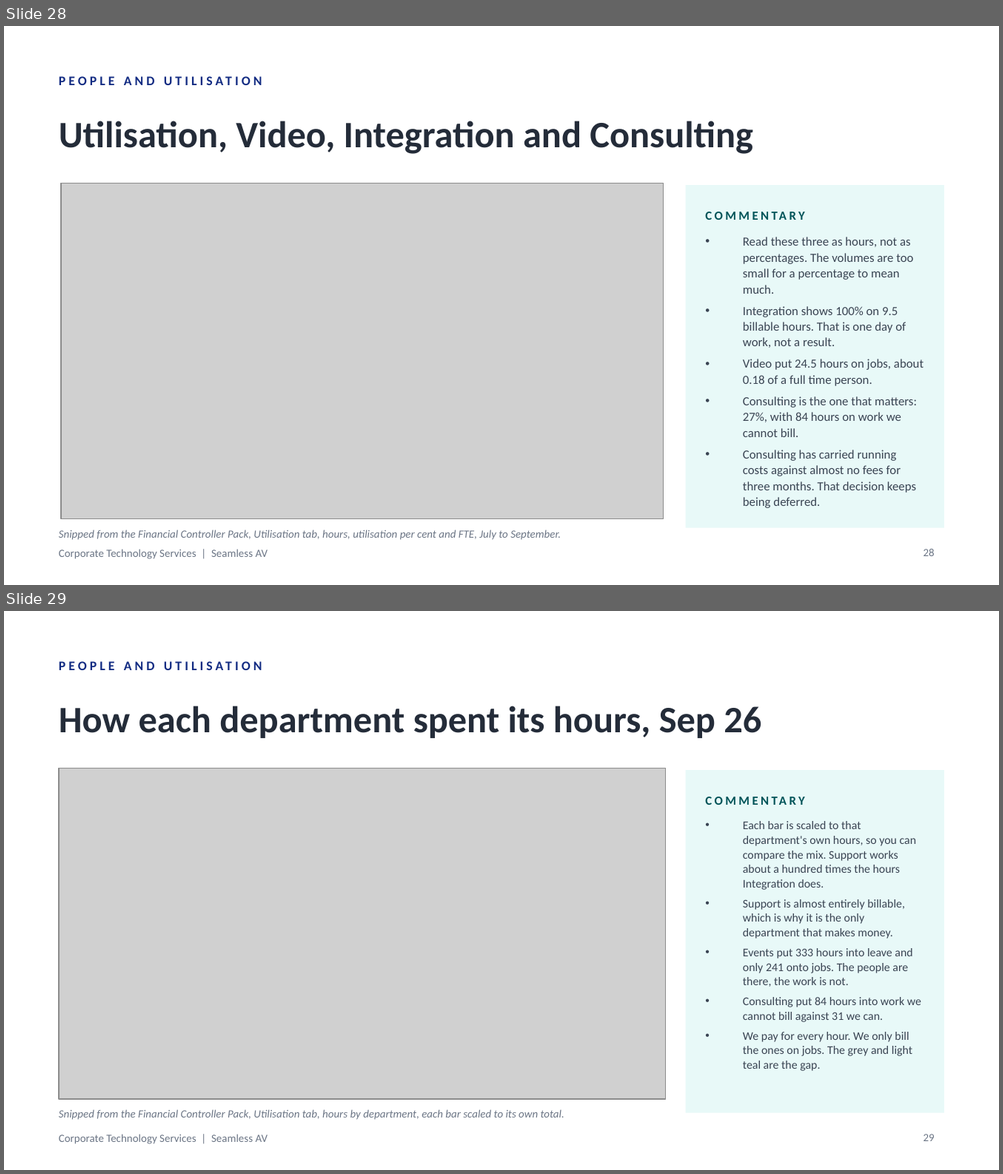
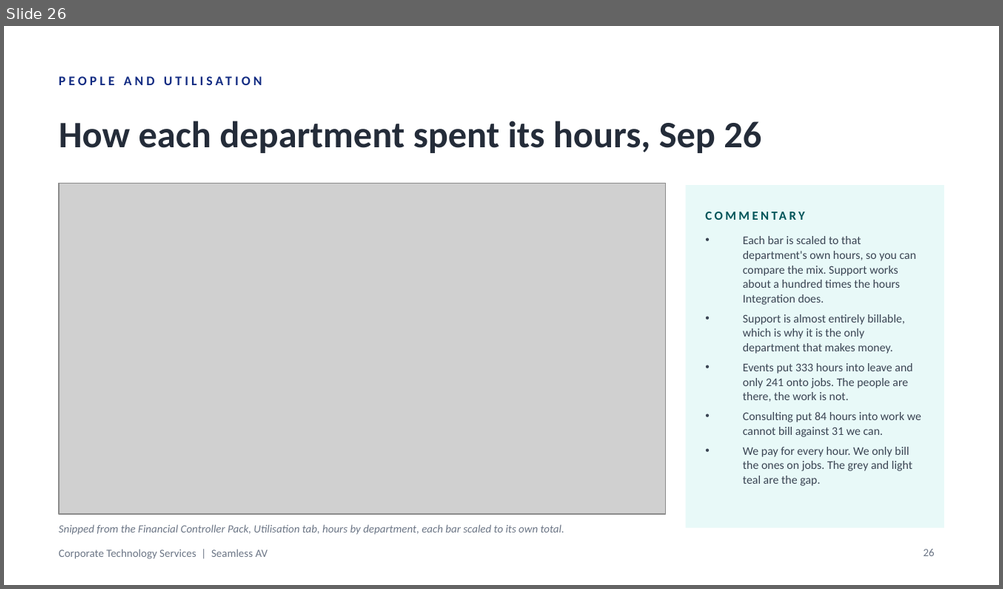
Before and after one commit to WesleyNelson-O33/Claude, a slide deck: deck/CTS Monthly Business Review - September 2026.pptx. Shown one above the other, each under a label of ours: slides 28 and 29 before the commit, slide 26 after it. The pictures are 1003x1174 and 1003x589 pixels, drawn with LibreOffice and Linux fonts; fonts in the diff are those of the drawing; grey boxes stand for pictures. Boxes give left, top, right and bottom in pixels: in the first picture for what was removed or moved away, otherwise in the second. Text is boxed around its words. In the diff, an @@ line names an element or a change of style, - is before the commit and + after.

```diff
--- a/deck/CTS Monthly Business Review - September 2026.pptx
+++ b/deck/CTS Monthly Business Review - September 2026.pptx
@@ slide 28 removed at box(4, 26, 999, 585), background #FFFFFF; not listed: 1 template element that a slide beside it also shows @@
@@ text removed at box(59, 66, 755, 96) @@
-PEOPLE AND UTILISATION
@@ text removed at box(59, 121, 753, 154) @@
-Utilisation, Video, Integration and Consulting
@@ picture removed at box(61, 183, 663, 520) @@
@@ rectangle removed at box(686, 185, 944, 528) @@
@@ text removed at box(706, 203, 924, 228) @@
-COMMENTARY
@@ text removed at box(743, 237, 923, 508) @@
-• Read these three as hours, not as percentages. The volumes are too small for a percentage to mean much.
-• Integration shows 100% on 9.5 billable hours. That is one day of work, not a result.
-• Video put 24.5 hours on jobs, about 0.18 of a full time person.
-• Consulting is the one that matters: 27%, with 84 hours on work we cannot bill.
-• Consulting has carried running costs against almost no fees for three months. That decision keeps being deferred.
@@ text removed at box(59, 530, 560, 540) @@
-Snipped from the Financial Controller Pack, Utilisation tab, hours, utilisation per cent and FTE, July to September.
@@ page number removed at box(923, 549, 934, 557) @@
-28
@@ what was slide 29 is now slide 26 @@
@@ page number at box(923, 549, 934, 557): text changed @@
-29
+26
```
Also in this commit, not shown: 1 slide changed, 2 other slides removed, 11 other files.
